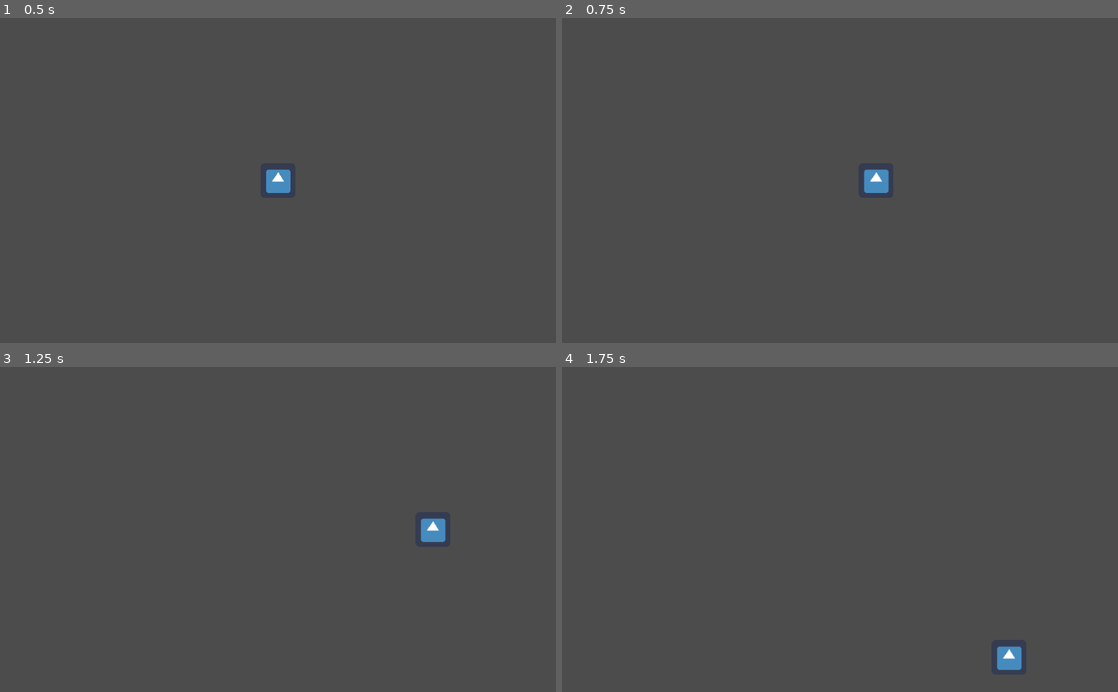
Above: before the commit, frames 1-4 (two rows, left to right).
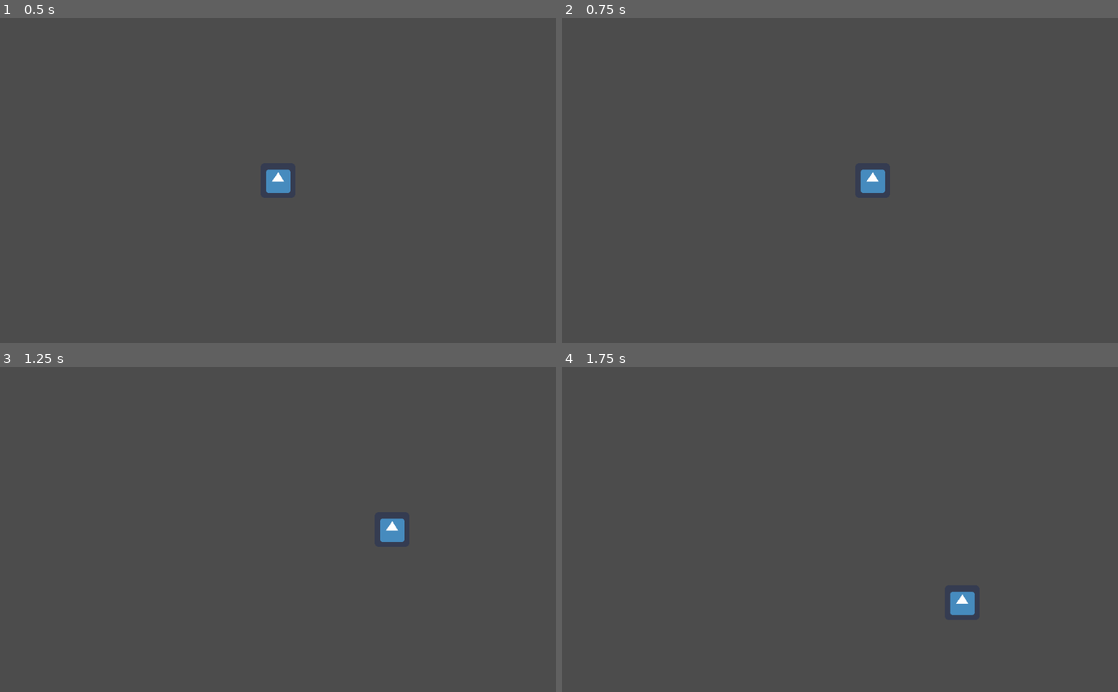
Above: after the commit, the same moments.

Repository: psteiner/Wraparound-Game-Object
Game: Godot game, scene res://Node2D.tscn
Same seed, same stepped clock (60 frames per second), same inputs: the game is played once before the commit and once after it. The engine's default icon, where the game draws it, is replaced by a stand-in: a white triangle on a blue panel in a dark square.
Inputs:
- Up to frame 1 (0.5 s): no input
- Up to frame 2 (0.75 s): tap Enter at 0.5 s; hold Right (ui_right) from 0.53 s (still down)
- Up to frame 3 (1.25 s): keep holding Right (ui_right)
- Up to frame 4 (1.75 s): release Right (ui_right) at 1.28 s; hold Down (ui_down) from 1.28 s (still down)

Frame 1 is identical in both runs. In frame 2, 0.1% of the frame differs, in the area x 53-59%, y 46-54%; in frame 3, 0.6%; in frame 4, 0.7%, in the area x 69-83%, y 69-94%.

Commit message:
implement wraparound

Diff:
--- a/Hero.gd
+++ b/Hero.gd
@@ -25,7 +25,6 @@
 	positionMiddle()
 
 func _physics_process(delta: float) -> void:
-
 	if Input.is_action_pressed("ui_left"):
 		moveLeft(delta)
 	if Input.is_action_pressed("ui_right"):
@@ -42,22 +41,28 @@
 	currentSpeed -= delta * acceleration
 
 func moveRight(delta: float) -> void:
-	if (currentSpeed < maxSpeed):
-		accelerate(delta)
 	if (position.x < rightLimit):
 		position.x += currentSpeed * delta
+	if (position.x >= rightLimit):
+		position.x = 1
 
 func moveLeft(delta: float) -> void:
 	if (position.x > leftLimit):
 		position.x -= currentSpeed * delta
+	if (position.x <= leftLimit):
+		position.x = rightLimit + 1
 
 func moveUp(delta: float) -> void:
 	if (position.y > upperLimit):
 		position.y -= currentSpeed * delta
+	if (position.y <= upperLimit):
+		position.y = lowerLimit + 1
 
 func moveDown(delta: float) -> void:
 	if (position.y < lowerLimit):
 		position.y += currentSpeed * delta
+	if (position.y >= lowerLimit):
+		position.y = 1
 
 func positionMiddle() -> void:
 	self.position.x = gameWidth / 2
